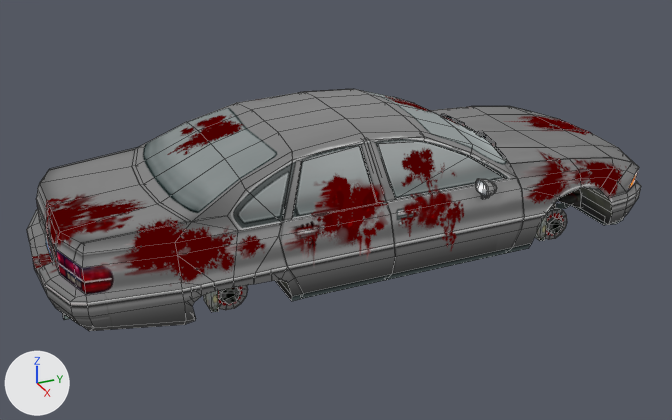
The Blender file Vehicles/Vehicles_CarNormal/v1.1 Chevrolet_Caprice.blend, before and after one commit.
The view is the same before and after, from a camera (50 mm lens) standing at (4.07, -1.89, 1.73) and looking at (0.03, -0.07, -0.28). Every picture has the same lights, and +X, +Y and +Z are marked at lower left. Mesh edges are drawn as thin lines.

In view in the first picture: 'CHEVROLET CAPRICE - SEDAN'.
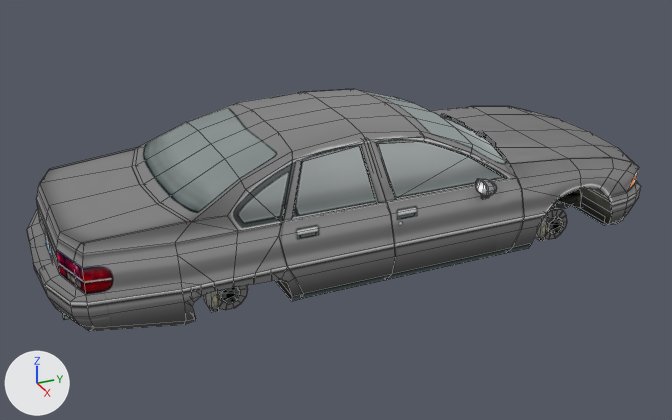
The change, as a diff of the scene's bpy script:
```diff
--- a/Vehicles/Vehicles_CarNormal/v1.1 Chevrolet_Caprice.blend.py
+++ b/Vehicles/Vehicles_CarNormal/v1.1 Chevrolet_Caprice.blend.py
@@ mat_caprice_sedan___alpha @@
 mat_caprice_sedan___alpha = bpy.data.materials.new('CAPRICE SEDAN + ALPHA')
-# nodes: Emission x2, MixShader, OutputMaterial, TexImage x2, UVMap x2
-# uses the picture img_caprice_blood_png
+# nodes: OutputMaterial, TexImage, UVMap
 # uses the picture img_shell_caprice_civilian_grey_png
```

What differs and where, as boxes (x1, y1, x2, y2) in the pictures (672 x 420 px):
'CHEVROLET CAPRICE - SEDAN', surface changed (brown to grey): (31, 95, 629, 308) in both
